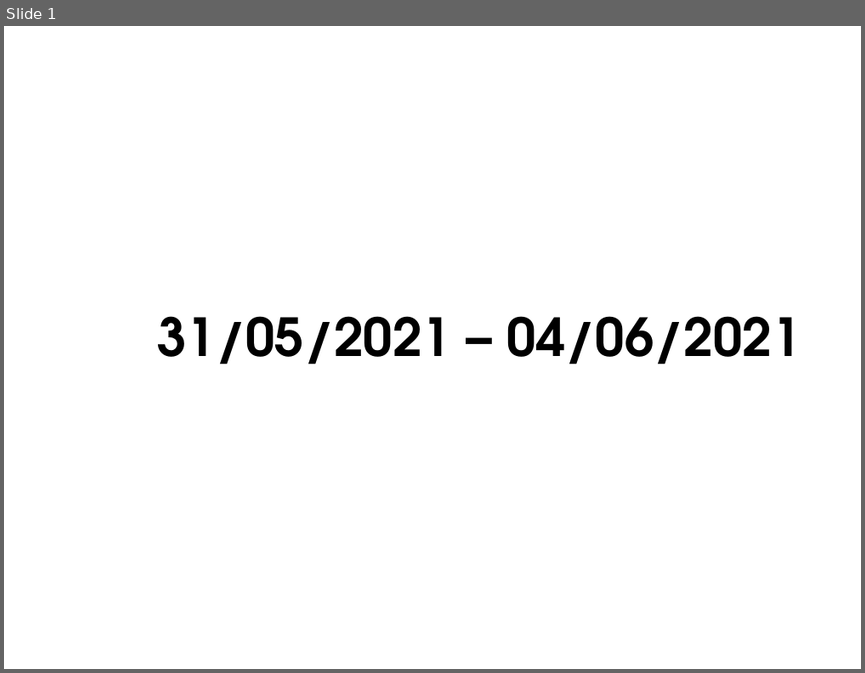
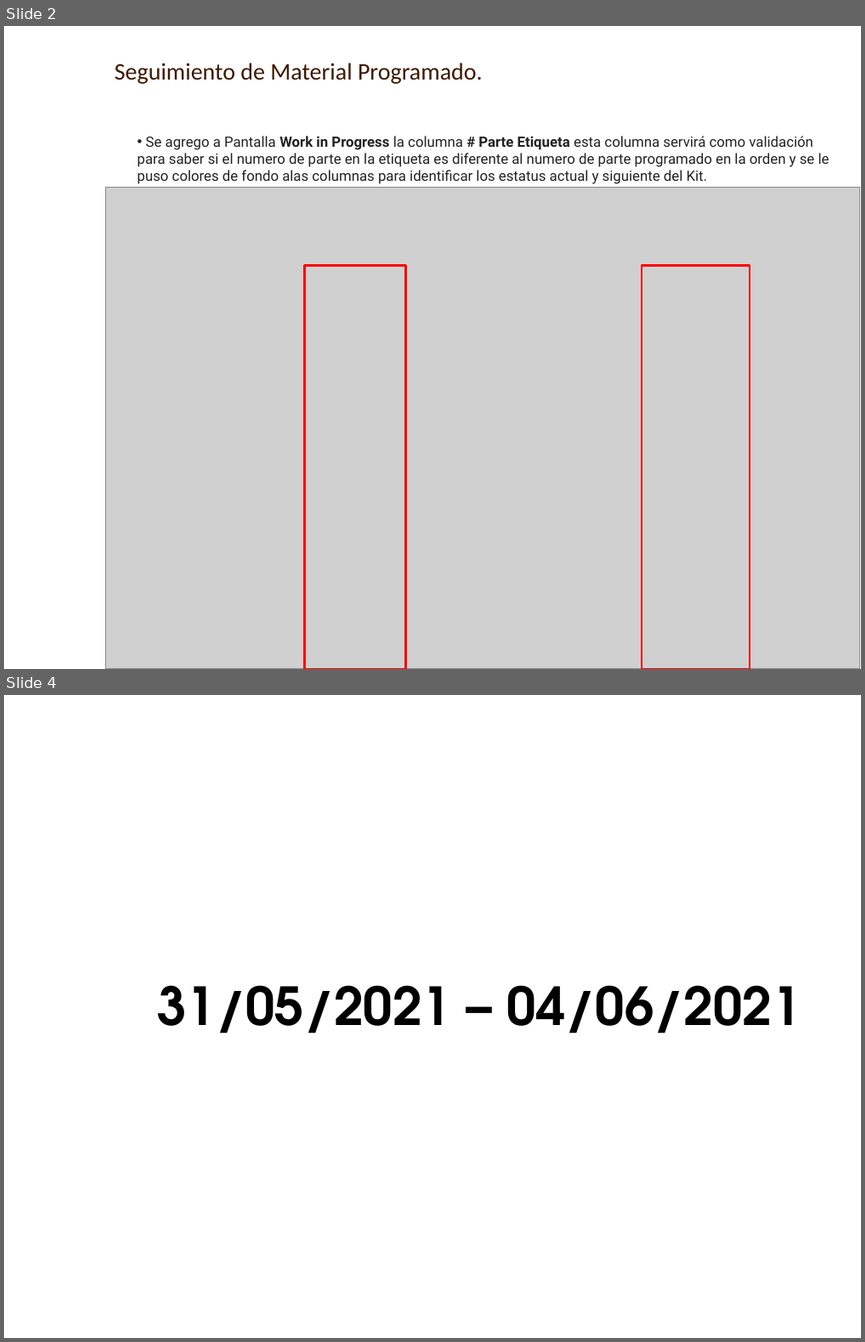
Before and after one commit to AXDELAROSA/PRODUCTION, a slide deck: Seguimiento Material Programado/Docs/[PRD]_Seguimiento_Material_Programado.pptx. Shown one above the other, each under a label of ours: slide 1 before the commit, slides 2 and 4 after it; the slides between them are not shown. The pictures are 865x673 and 865x1342 pixels, drawn with LibreOffice and Linux fonts; fonts in the diff are those of the drawing; grey boxes stand for pictures; background and template pictures are left out. Boxes give left, top, right and bottom in pixels: in the first picture for what was removed or moved away, otherwise in the second. Text is boxed around its words. In the diff, an @@ line names an element or a change of style, - is before the commit and + after.

Commit message:
CAMBIOS PARA ESTACION DE EVENTOS DE KIT

```diff
--- a/Seguimiento Material Programado/Docs/[PRD]_Seguimiento_Material_Programado.pptx
+++ b/Seguimiento Material Programado/Docs/[PRD]_Seguimiento_Material_Programado.pptx
@@ slide 2 added at box(4, 26, 861, 669), background picture (left out) @@
@@ text added at box(114, 63, 483, 84), 20 pt, text #3F1900 @@
+Seguimiento de Material Programado.
@@ text added at box(137, 136, 829, 184), 12 pt, text #222222 @@
+• Se agrego a Pantalla Work in Progress la columna # Parte Etiqueta esta columna servirá como validación para saber si el numero de parte en la etiqueta es diferente al numero de parte programado en la orden y se le puso colores de fondo alas columnas para identificar los estatus actual y siguiente del Kit.
@@ picture added at box(106, 188, 859, 669) @@
@@ rectangle added at box(304, 265, 405, 669), outline #FF0000 2 pt @@
@@ rectangle added at box(642, 265, 749, 669), outline #FF0000 2 pt @@
@@ what was slide 1 is now slide 4 @@
```
Also in this commit, not shown: 2 other slides added, 7 other files.
